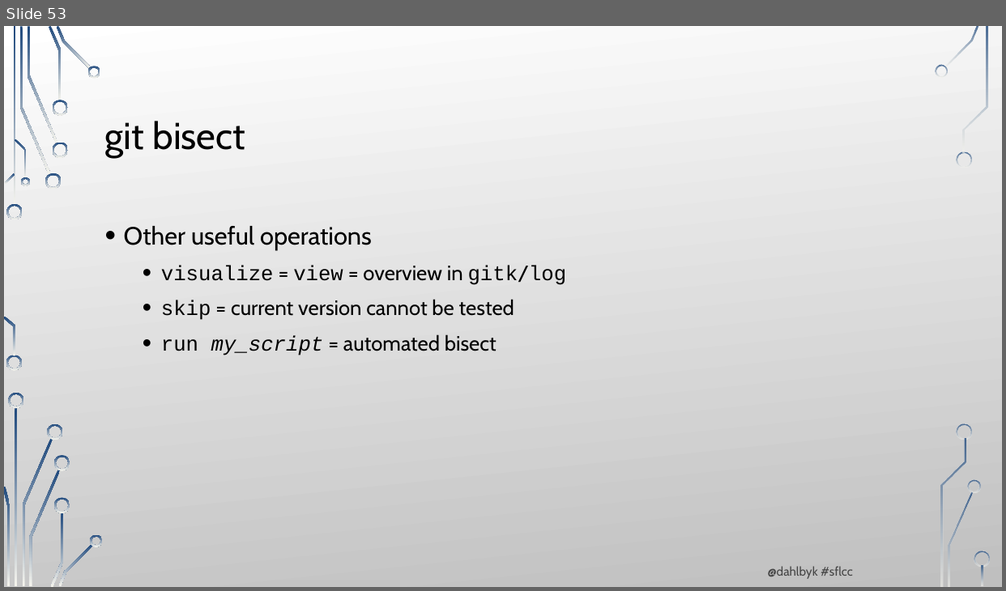
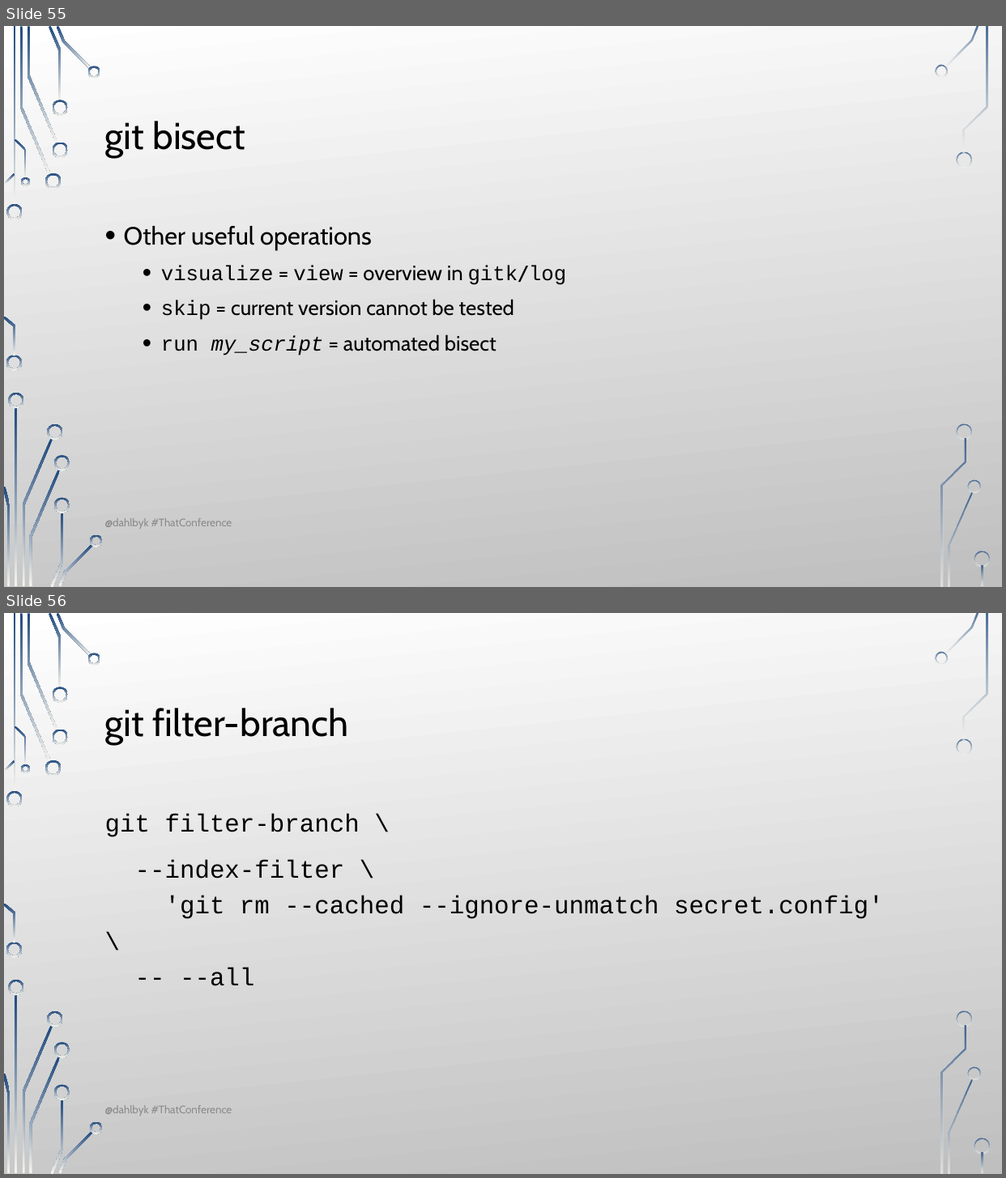
Before and after one commit to dahlbyk/Presentations, a slide deck: UnderstandingGit2/Slides.pptx. Shown one above the other, each under a label of ours: slide 53 before the commit, slides 55 and 56 after it. The pictures are 1006x591 and 1006x1178 pixels, drawn with LibreOffice and Linux fonts; fonts in the diff are those of the drawing; background and template pictures are left out. Boxes give left, top, right and bottom in pixels: in the first picture for what was removed or moved away, otherwise in the second. Text is boxed around its words. In the diff, an @@ line names an element or a change of style, - is before the commit and + after.

```diff
--- a/UnderstandingGit2/Slides.pptx
+++ b/UnderstandingGit2/Slides.pptx
@@ slide 56 added at box(4, 613, 1002, 1174), background picture (left out); not listed: 36 template elements that a slide beside it also shows @@
@@ title added at box(105, 708, 348, 745), 36 pt, text #000000 @@
+git filter-branch
@@ text added at box(105, 814, 884, 986), 24 pt, text #000000 @@
+git filter-branch \
+--index-filter \
+'git rm --cached --ignore-unmatch secret.config' \
+-- --all
@@ text added at box(105, 1105, 232, 1116), 10.5 pt, text #8C8C8C @@
+@dahlbyk #ThatConference
@@ what was slide 53 is now slide 55 @@
@@ slide 55 changed as well @@
@@ text added at box(105, 518, 232, 529), 10.5 pt, text #8C8C8C @@
+@dahlbyk #ThatConference
@@ text removed at box(768, 566, 853, 579) @@
-@dahlbyk #sflcc
```
Also in this commit, not shown: 33 other slides changed, 6 other slides added, 1 slide removed.
